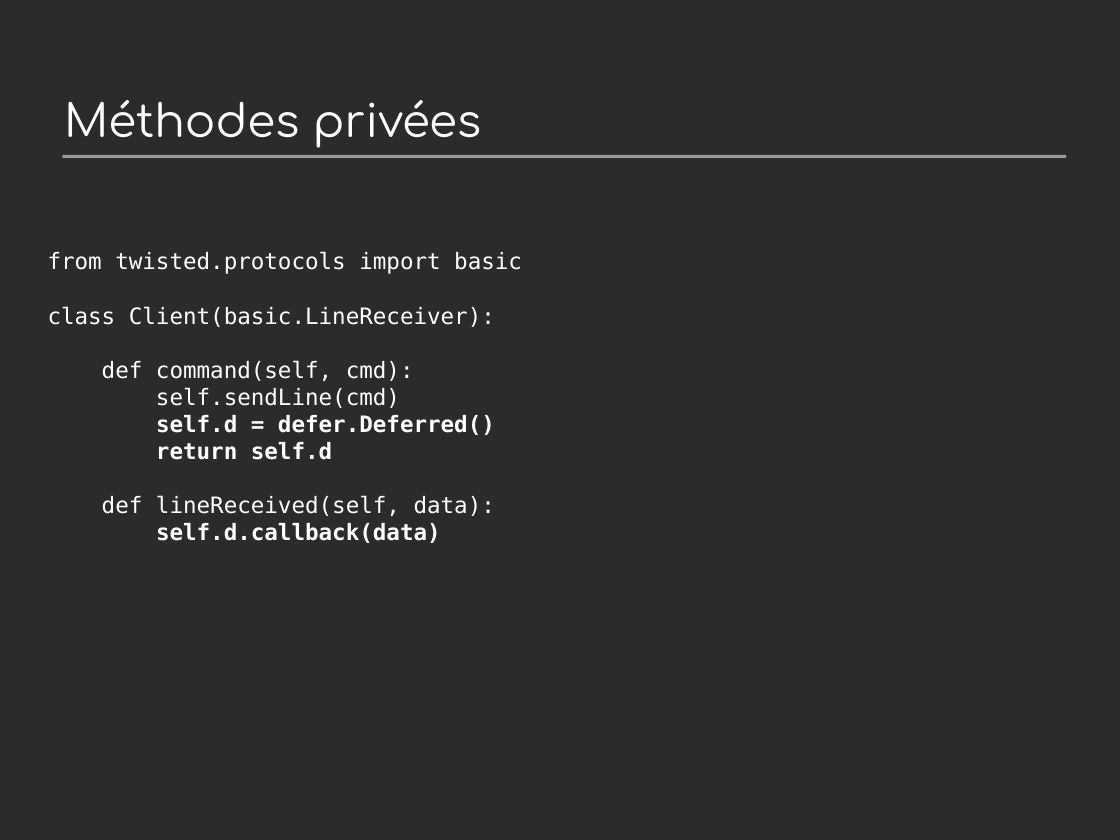
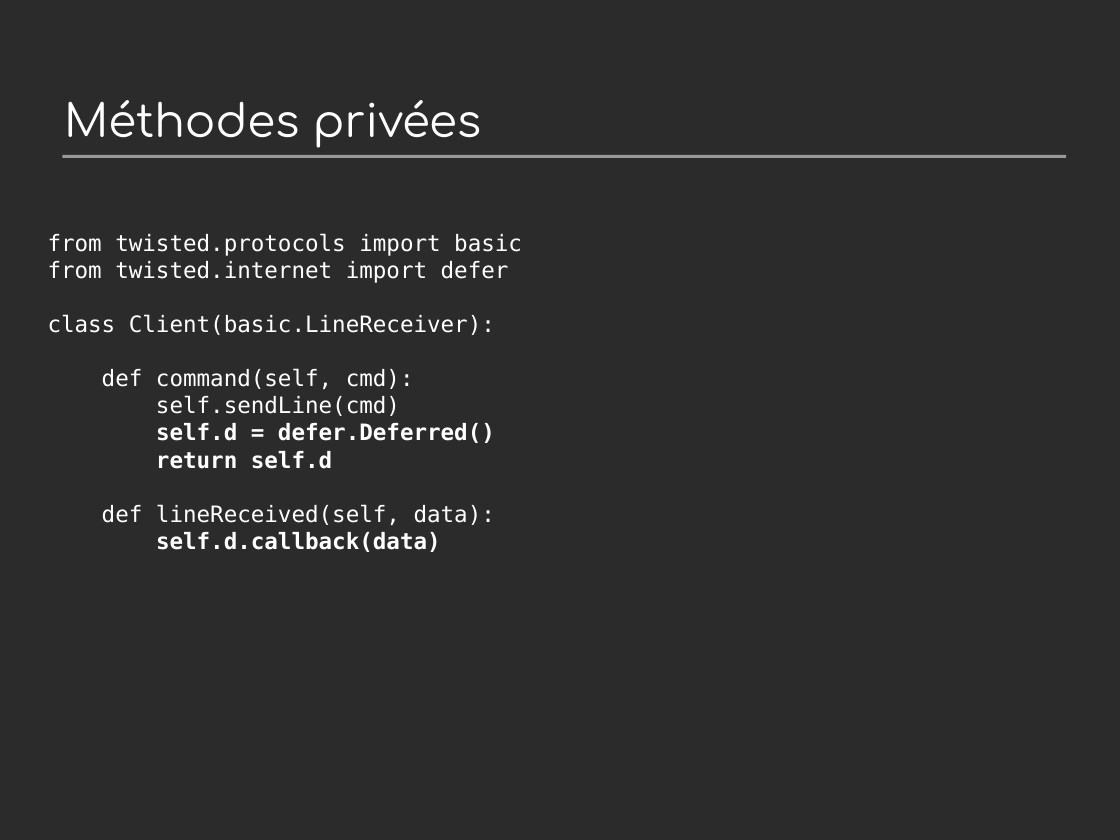
Before and after one commit to jdb/jdb.github.com, a slide deck: slide 27 of imap_idle/pycon-presentation/imap-idle-makingoff.odp. Drawn at 1120x840 pixels with LibreOffice and Linux fonts; fonts in the diff are those of the drawing; background and template pictures are left out; a plain dark background stands for a picture behind light text. Boxes give left, top, right and bottom in pixels: in the first picture for what was removed or moved away, otherwise in the second. Text is boxed around its words. In the diff, an @@ line names an element or a change of style, - is before the commit and + after.

Commit message:
Twisted intro in PDF

```diff
--- a/imap_idle/pycon-presentation/imap-idle-makingoff.odp
+++ b/imap_idle/pycon-presentation/imap-idle-makingoff.odp
@@ title at <box>48,233,522,552</box>: text changed @@
-from twisted.protocols import basic
-class Client(basic.LineReceiver):
-def command(self, cmd):
-self.sendLine(cmd)
-self.d = defer.Deferred()
-return self.d
-def lineReceived(self, data):
-self.d.callback(data)
+from twisted.protocols import basic
+from twisted.internet import defer
+class Client(basic.LineReceiver):
+def command(self, cmd):
+self.sendLine(cmd)
+self.d = defer.Deferred()
+return self.d
+def lineReceived(self, data):
+self.d.callback(data)
```
Also in this commit, not shown: 11 other slides changed, 4 slides added, 1 slide removed, 2 other files.
